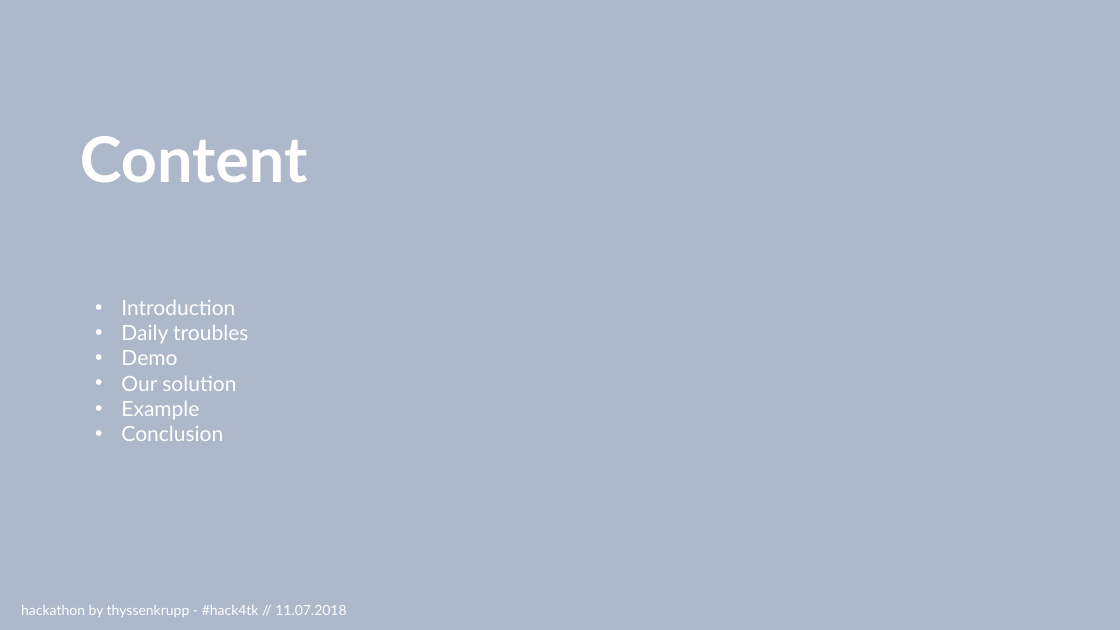
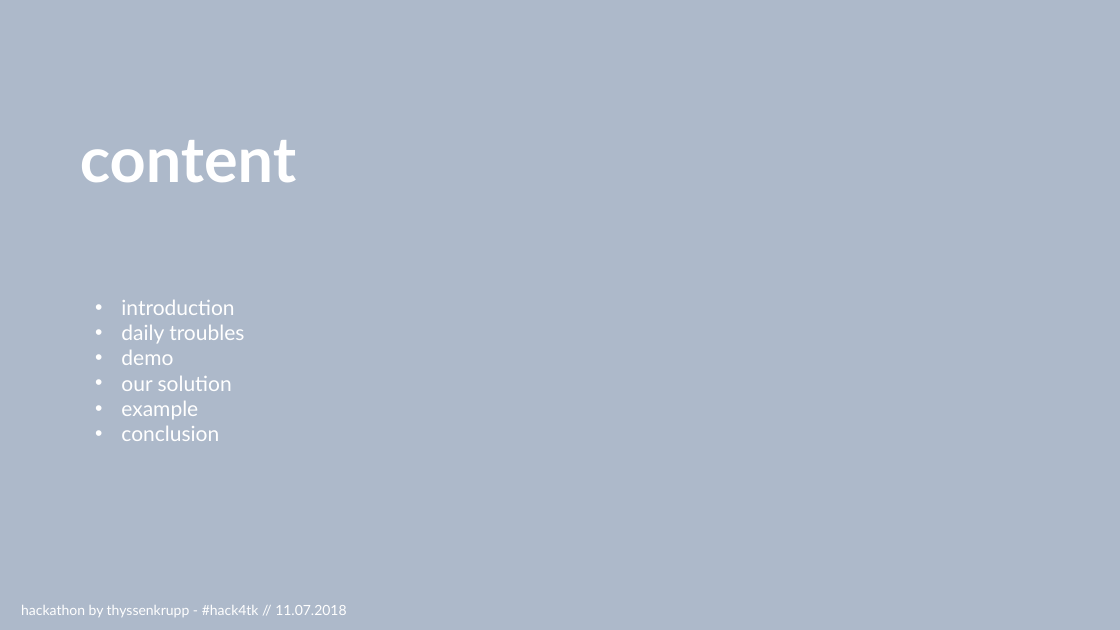
Before and after one commit to RBEGamer/HACK4TK_HACKATHON_2018, a slide deck: slide 2 of presentationHack4tk.pptx. Drawn at 1120x630 pixels with LibreOffice and Linux fonts; fonts in the diff are those of the drawing. Boxes give left, top, right and bottom in pixels: in the first picture for what was removed or moved away, otherwise in the second. Text is boxed around its words. In the diff, an @@ line names an element or a change of style, - is before the commit and + after.

```diff
--- a/presentationHack4tk.pptx
+++ b/presentationHack4tk.pptx
@@ text at (80,140,296,182): text changed @@
-Content
+content
@@ text at (121,300,244,441): text changed @@
-• Introduction
-• Daily troubles
-• Demo
-• Our solution
-• Example
-• Conclusion
+• introduction
+• daily troubles
+• demo
+• our solution
+• example
+• conclusion
```
Also in this commit, not shown: 7 other slides changed.
